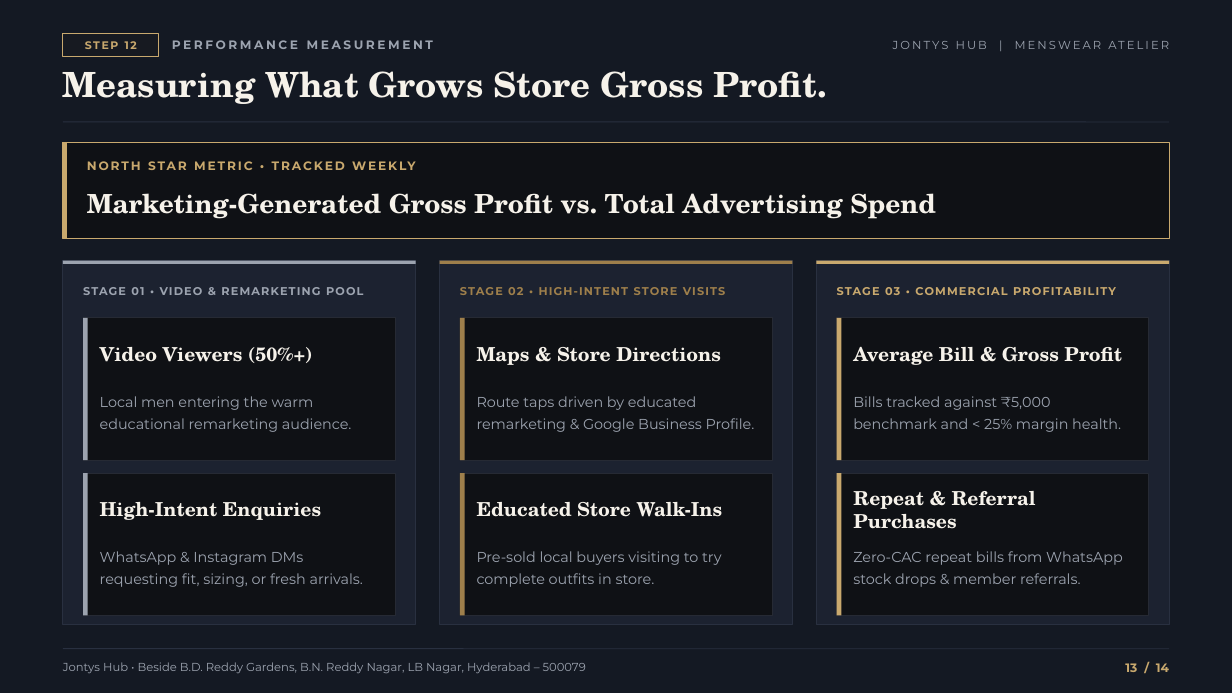
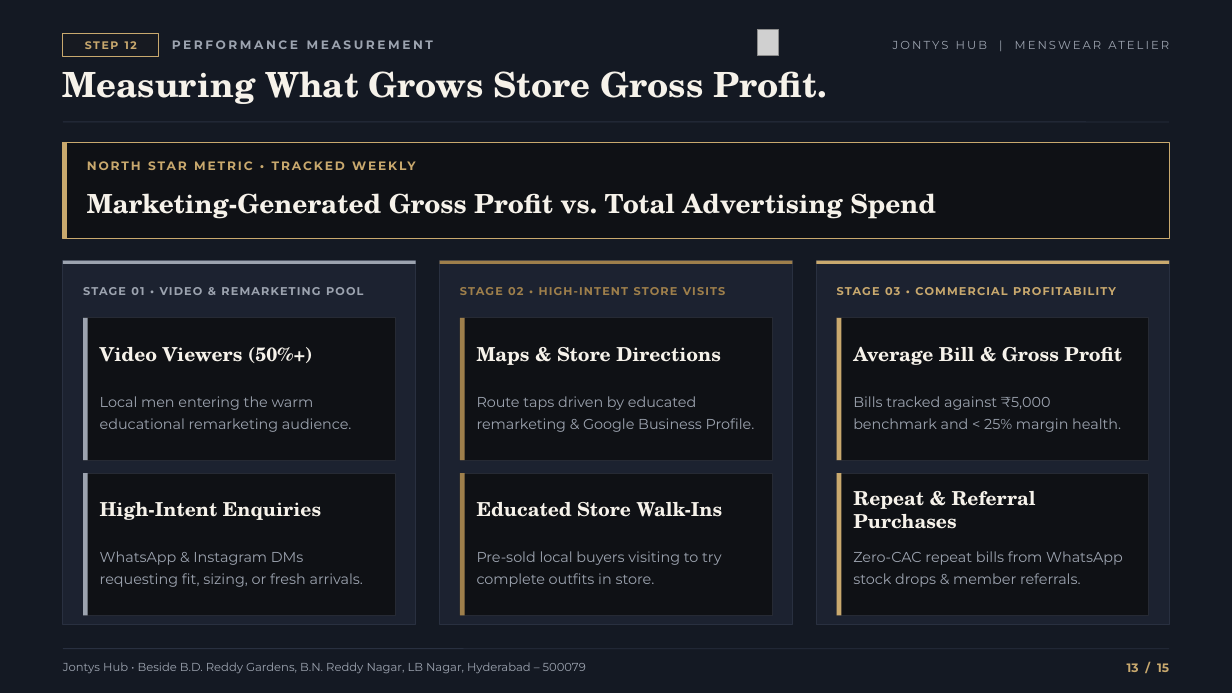
Before and after one commit to shettyhari/Jhonty-Hub-planning, a slide deck: slide 13 of Jontys_Hub_Premium_Growth_Strategy.pptx. Drawn at 1232x693 pixels with LibreOffice and Linux fonts; fonts in the diff are those of the drawing; grey boxes stand for pictures. Boxes give left, top, right and bottom in pixels: in the first picture for what was removed or moved away, otherwise in the second. Text is boxed around its words. In the diff, an @@ line names an element or a change of style, - is before the commit and + after.

```diff
--- a/Jontys_Hub_Premium_Growth_Strategy.pptx
+++ b/Jontys_Hub_Premium_Growth_Strategy.pptx
@@ picture added at <box>758,30,778,55</box> @@
@@ text at <box>1127,663,1169,672</box>: text changed @@
-13 / 14
+13 / 15
```
Also in this commit, not shown: 13 other slides changed, 1 slide added, 5 other files.
